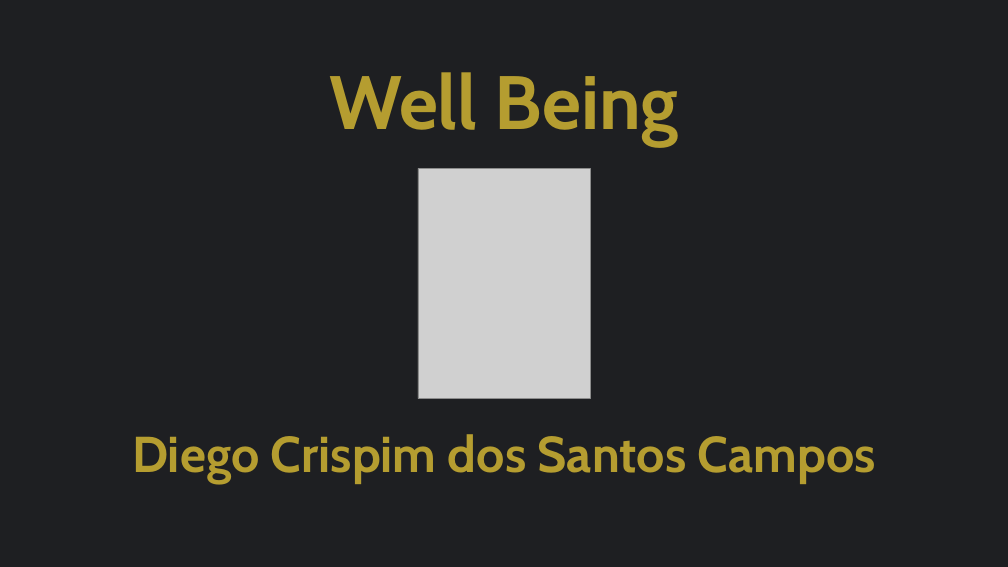
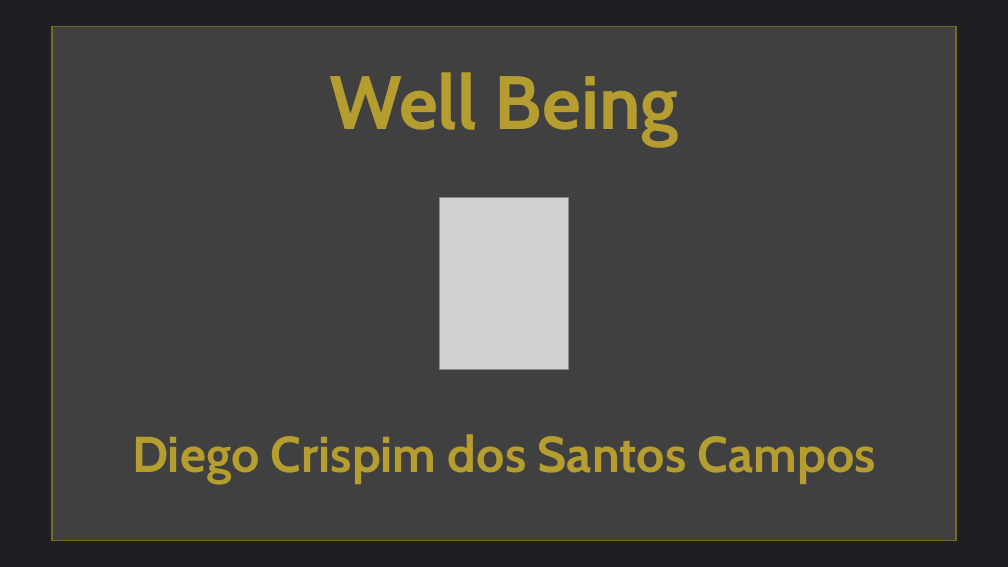
Before and after one commit to DiegoCampos2507/ProjetoIndividual, a slide deck: slide 1 of Well-Being/Documentação/ApresentacaoProjetoIndividual.pptx. Drawn at 1008x567 pixels with LibreOffice and Linux fonts; fonts in the diff are those of the drawing; grey boxes stand for pictures. Boxes give left, top, right and bottom in pixels: in the first picture for what was removed or moved away, otherwise in the second. Text is boxed around its words. In the diff, an @@ line names an element or a change of style, - is before the commit and + after.

```diff
--- a/Well-Being/Documentação/ApresentacaoProjetoIndividual.pptx
+++ b/Well-Being/Documentação/ApresentacaoProjetoIndividual.pptx
@@ rectangle added at (x1=52, y1=26, x2=957, y2=541), fill #404040, outline #7A6920 1.5 pt @@
@@ picture resized from (x1=418, y1=169, x2=591, y2=399) to (x1=439, y1=197, x2=568, y2=370) @@
```
Also in this commit, not shown: 1 other slide changed, 3 slides added, 1 slide removed, 7 other files.
